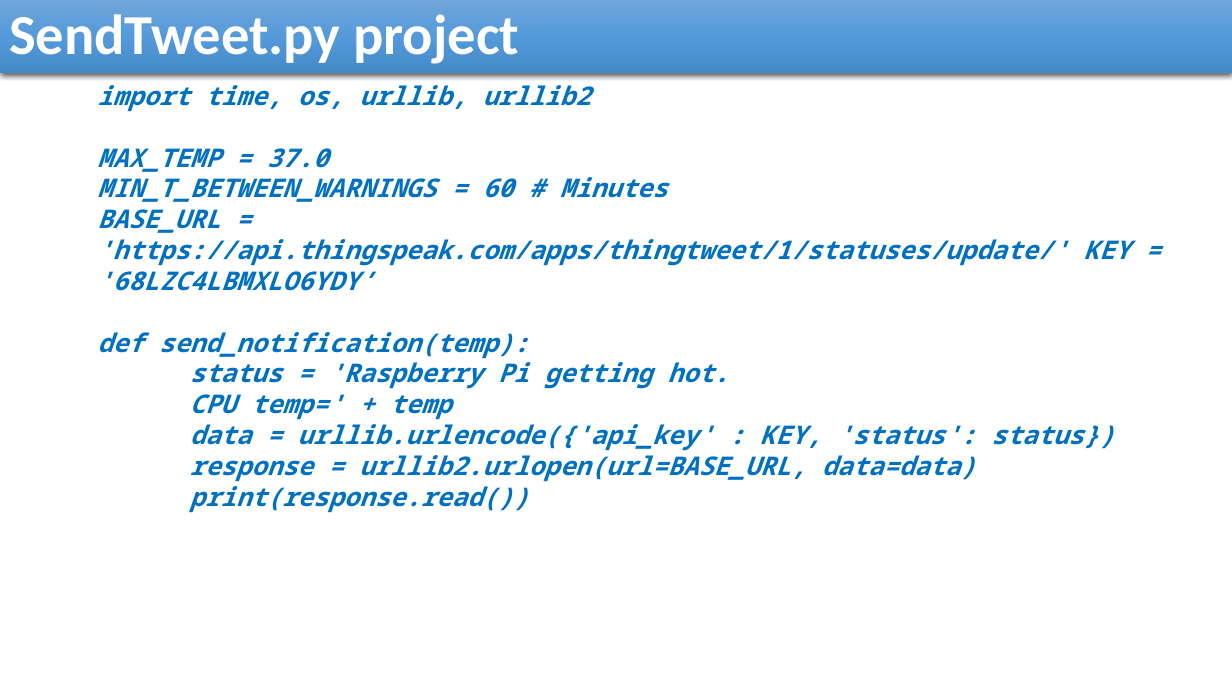
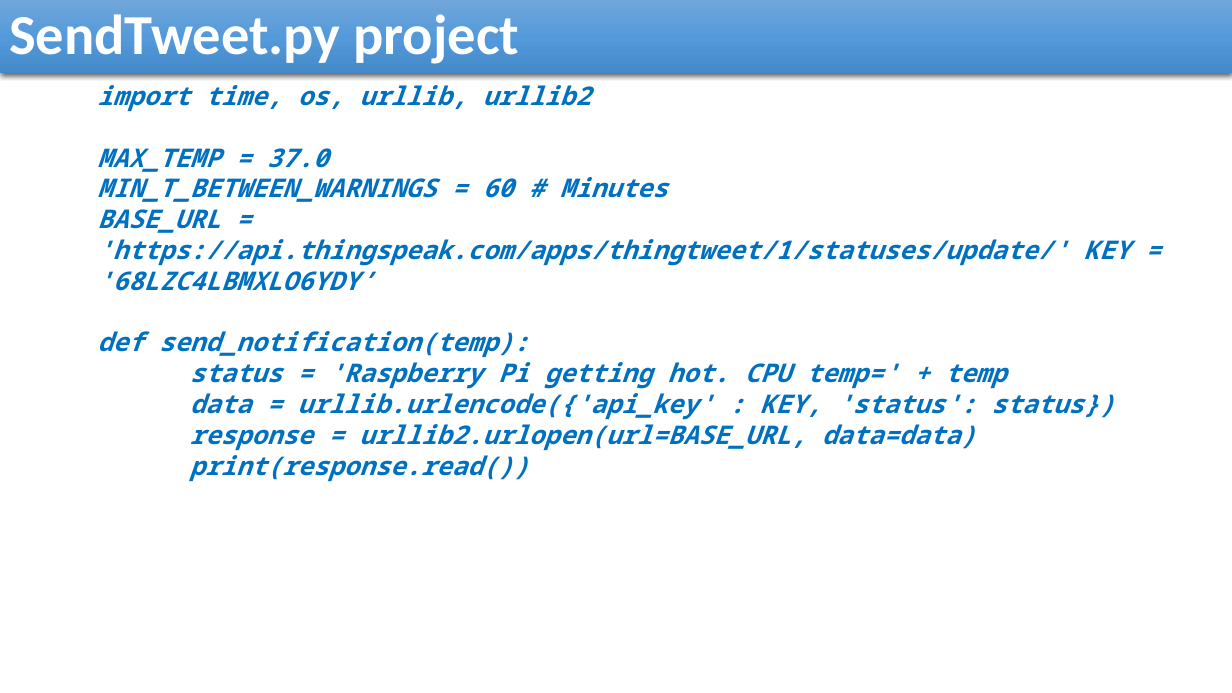
Before and after one commit to reza-arjmandi/rpi-course, a slide deck: slide 29 of session6/presentation/Internet_Of_Things.pptx. Drawn at 1232x693 pixels with LibreOffice and Linux fonts; fonts in the diff are those of the drawing. Boxes give left, top, right and bottom in pixels: in the first picture for what was removed or moved away, otherwise in the second. Text is boxed around its words. In the diff, an @@ line names an element or a change of style, - is before the commit and + after.

Commit message:
update IOT presentation file

```diff
--- a/session6/presentation/Internet_Of_Things.pptx
+++ b/session6/presentation/Internet_Of_Things.pptx
@@ text at (x1=190, y1=357, x2=1007, y2=389): text changed @@
-  status = 'Raspberry Pi getting hot.
-  CPU temp=' + temp
+  status = 'Raspberry Pi getting hot. CPU temp=' + temp
```
